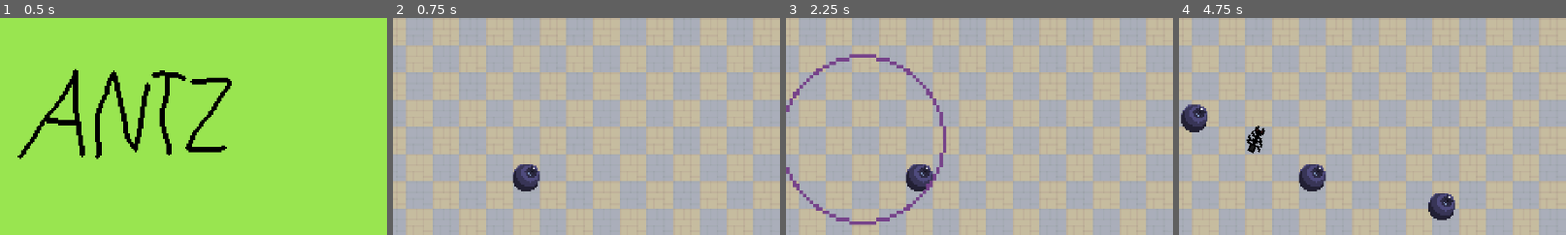
Above: before the commit, frames 1-4 (left to right).
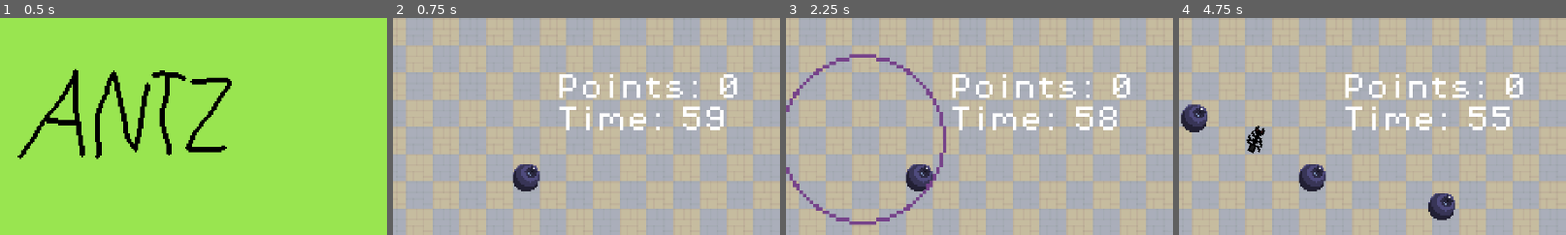
Above: after the commit, the same moments.

Repository: kiankiko9999/KDS-Ants
Game: Godot game, scene res://Scenes/MainMenu.tscn
Same seed, same stepped clock (60 frames per second), same inputs: the game is played once before the commit and once after it. Sound files missing from this copy of the repository are replaced by a short silence.
Inputs (mouse positions are % of the whole screen's width and height, from its top left):
- Up to frame 1 (0.5 s): no input
- Up to frame 2 (0.75 s): tap Enter at 0.5 s; move the mouse to (26, 67) at 0.52 s; click (26, 67) at 0.67 s
- Up to frame 3 (2.25 s): tap Enter at 1.25, 2 s; move the mouse to (30, 55) at 1.27 s; click (30, 55) at 1.42 s; move the mouse to (60, 28) at 2.02 s; click (60, 28) at 2.17 s
- Up to frame 4 (4.75 s): tap Enter at 2.75, 3.5, 4.25 s; move the mouse to (45, 70) at 2.77 s; click (45, 70) at 2.92 s; move the mouse to (80, 65) at 3.52 s; click (80, 65) at 3.67 s; move the mouse to (20, 35) at 4.27 s; click (20, 35) at 4.42 s
The pictures show only the part of the screen within x 50-100%, y 0-50%; the shares and areas given below are measured in that part.

Frame 1 is identical in both runs. In frame 2, 2.6% of the frame differs, in the area x 42-89%, y 25-52%; in frame 3, 2.6%; in frame 4, 2.7%.

Commit message:
Points + label and Timer

Diff:
--- a/kds-project-1/Scenes/ant_controller.tscn
+++ b/kds-project-1/Scenes/ant_controller.tscn
@@ -5,6 +5,7 @@
 [ext_resource type="Script" uid="uid://7w4faboarsdr" path="res://Scripts/area_2d.gd" id="3_mbg7k"]
 [ext_resource type="Texture2D" uid="uid://bprj5w4xm7d6t" path="res://Assets/Sprites/AntHill.png" id="4_tc12g"]
 [ext_resource type="FontFile" uid="uid://dybupmd1l8lot" path="res://Assets/fonts/PixelOperator8.ttf" id="5_fpjnh"]
+[ext_resource type="Script" uid="uid://dxc4e7ud6yvcm" path="res://Scripts/label.gd" id="6_mbg7k"]
 
 [sub_resource type="CircleShape2D" id="CircleShape2D_4ksr6"]
 radius = 31.016125
@@ -33,6 +34,9 @@
 offset_right = 138.0
 offset_bottom = -130.0
 theme_override_fonts/font = ExtResource("5_fpjnh")
+script = ExtResource("6_mbg7k")
+
+[node name="Timer" type="Timer" parent="Label" unique_id=1585459559]
 
 [connection signal="body_entered" from="Area2D" to="." method="_on_area_2d_body_entered"]
 [connection signal="body_entered" from="Area2D" to="Area2D" method="_on_body_entered"]
--- a/kds-project-1/Scripts/Fruit.gd
+++ b/kds-project-1/Scripts/Fruit.gd
@@ -77,7 +77,9 @@
 
 
 func deliver():
+
 	if controller:
+		controller.points+=1
 		#print("Fruit delivered! Nest gained ", ants_to_spawn, " ants.")
 		controller.ants_in_nest += ants_to_spawn
 		remove_child(fruitPickupAudio)
--- a/kds-project-1/Scripts/ant_controller.gd
+++ b/kds-project-1/Scripts/ant_controller.gd
@@ -5,6 +5,8 @@
 @export var recall_radius: float = 80.0  # Right-click recall range
 
 var ants_in_nest: int = 10  # Starting ants in the nest
+var points: int = 0
+
 
 func _ready():
 
--- /dev/null
+++ b/kds-project-1/Scripts/label.gd
@@ -0,0 +1,25 @@
+extends Label
+
+@onready var timer = $Timer
+@onready var antController = get_parent()
+
+var time_left: float = 60.0  # Set your countdown time here
+
+
+# Called when the node enters the scene tree for the first time.
+func _ready() -> void:
+	update_label()
+
+
+# Called every frame. 'delta' is the elapsed time since the previous frame.
+func _process(delta: float) -> void:
+	antController.points = antController.points
+	if time_left > 0:
+		time_left -= delta
+		time_left = max(time_left, 0.0)  # Prevents going negative
+		update_label()
+	elif time_left == 0:
+		pass
+
+func update_label():
+	text = "Points: %d\nTime: %d" % [antController.points, time_left]
Not shown, added: kds-project-1/Scripts/label.gd.uid
